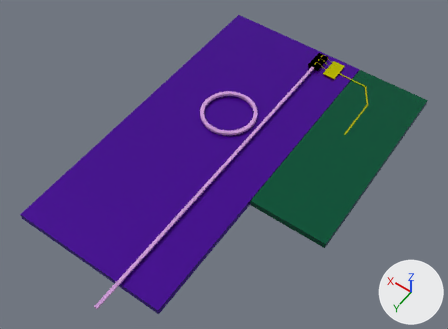
Before and after pictures for a commit that changed the Blender file Anneal_Free_Application/Anneal_Free_Compound_Semi_Conduct.blend.
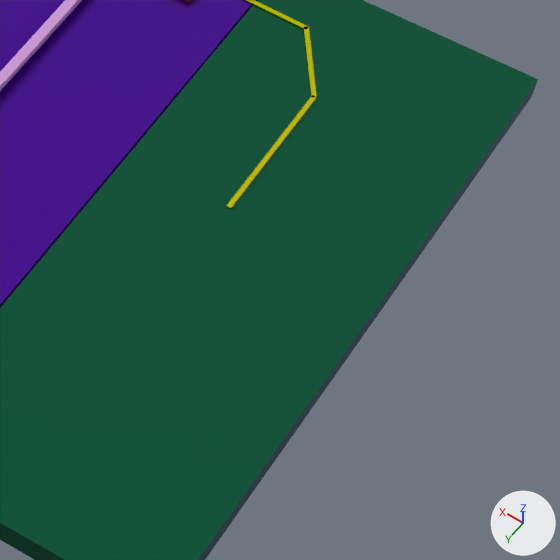
Old and new are each drawn whole from a 50 mm camera at (-6.25, 8.62, 13.38) aimed at (-0.4, 0.43, 0.52) and again close up on the part from 63% to 97% of the width and 24% to 70% of the height. The lights are fixed; the arrows at lower right show +X, +Y and +Z.

Objects in the first close-up: 'Gold Pad.006', 'PCB_Green', 'Plane', 'Si'.
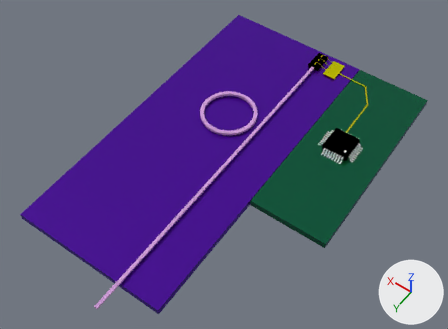
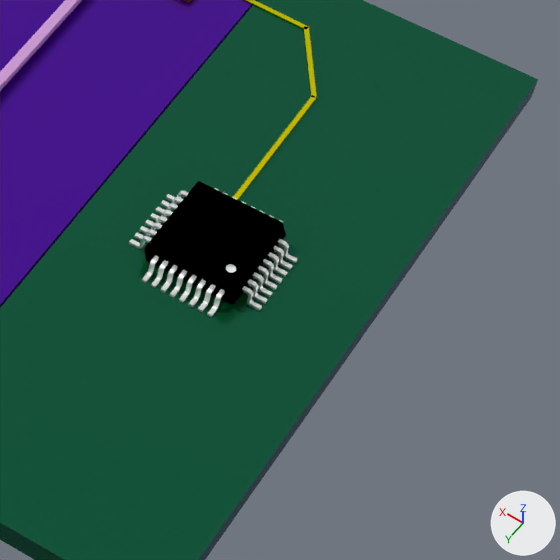
Edits to the bpy script that builds the scene:
```text
Change ob_lqfp_32_5x5mm_p0:
    remove ob_lqfp_32_5x5mm_p0.hide_render = True
```

Pixel boxes (x1, y1, x2, y2) of what changed, in the close-ups (560 x 560 px):
'LQFP-32_5x5mm_P0', shown (black): after (129, 181, 297, 317)
